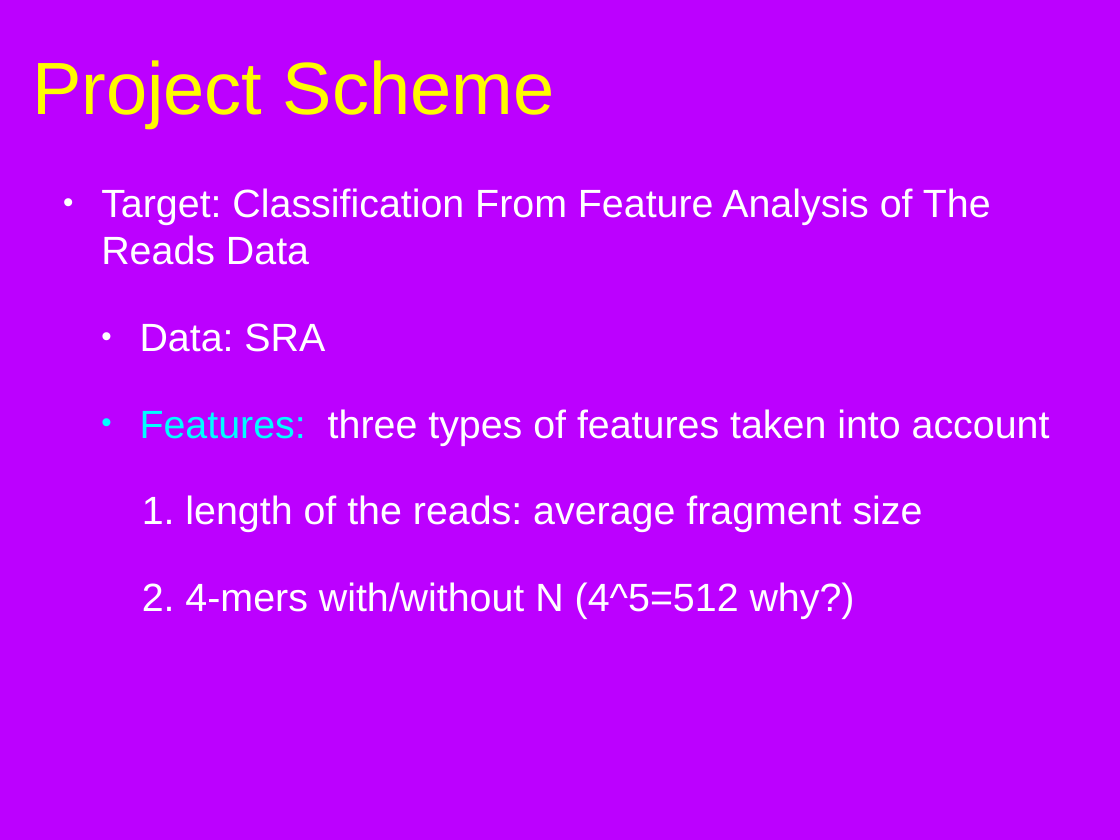
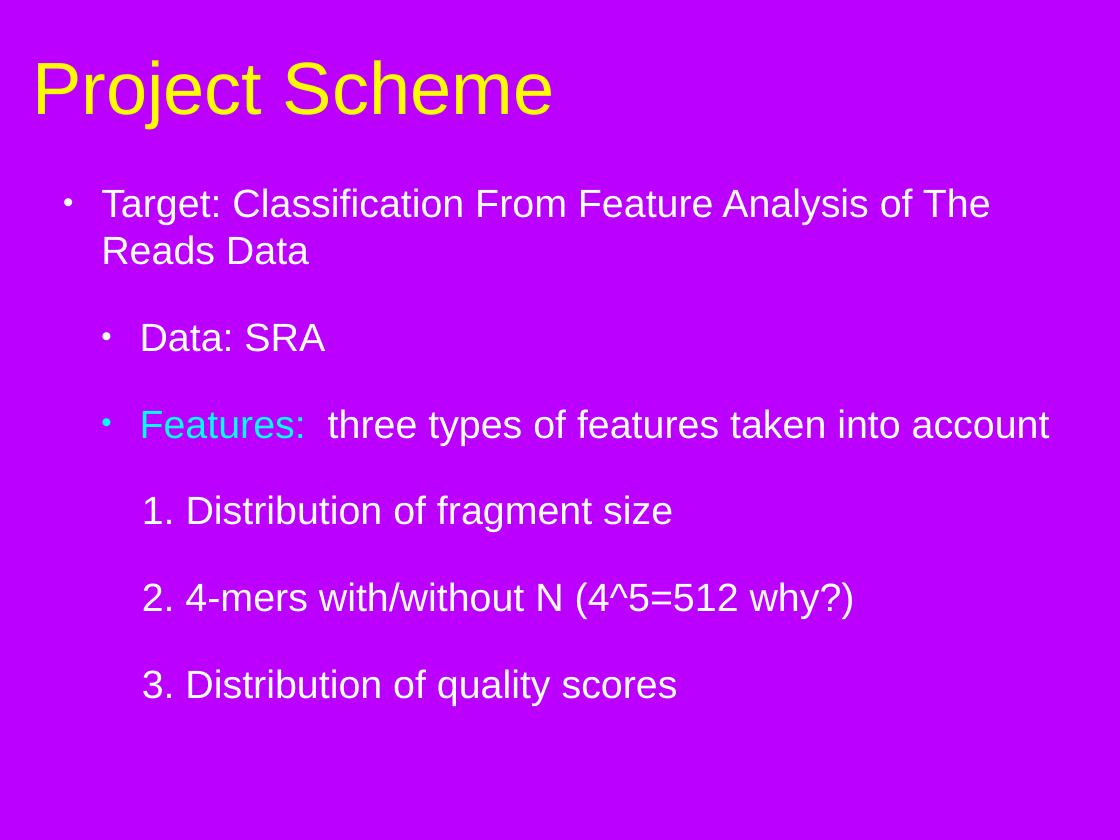
Before and after one commit to bx3/EE595, a slide deck: slide 5 of document/595final_v3_fan.pptx. Drawn at 1120x840 pixels with LibreOffice and Linux fonts; fonts in the diff are those of the drawing; background and template pictures are left out. Boxes give left, top, right and bottom in pixels: in the first picture for what was removed or moved away, otherwise in the second. Text is boxed around its words. In the diff, an @@ line names an element or a change of style, - is before the commit and + after.

```diff
--- a/document/595final_v3_fan.pptx
+++ b/document/595final_v3_fan.pptx
@@ text at box(142, 495, 673, 532): text changed @@
-        1. length of the reads: average fragment size
+        1. Distribution of fragment size
@@ text at box(142, 669, 678, 705): paragraph added @@
+        3. Distribution of quality scores
```
Also in this commit, not shown: 3 other slides changed, 3 other files.
